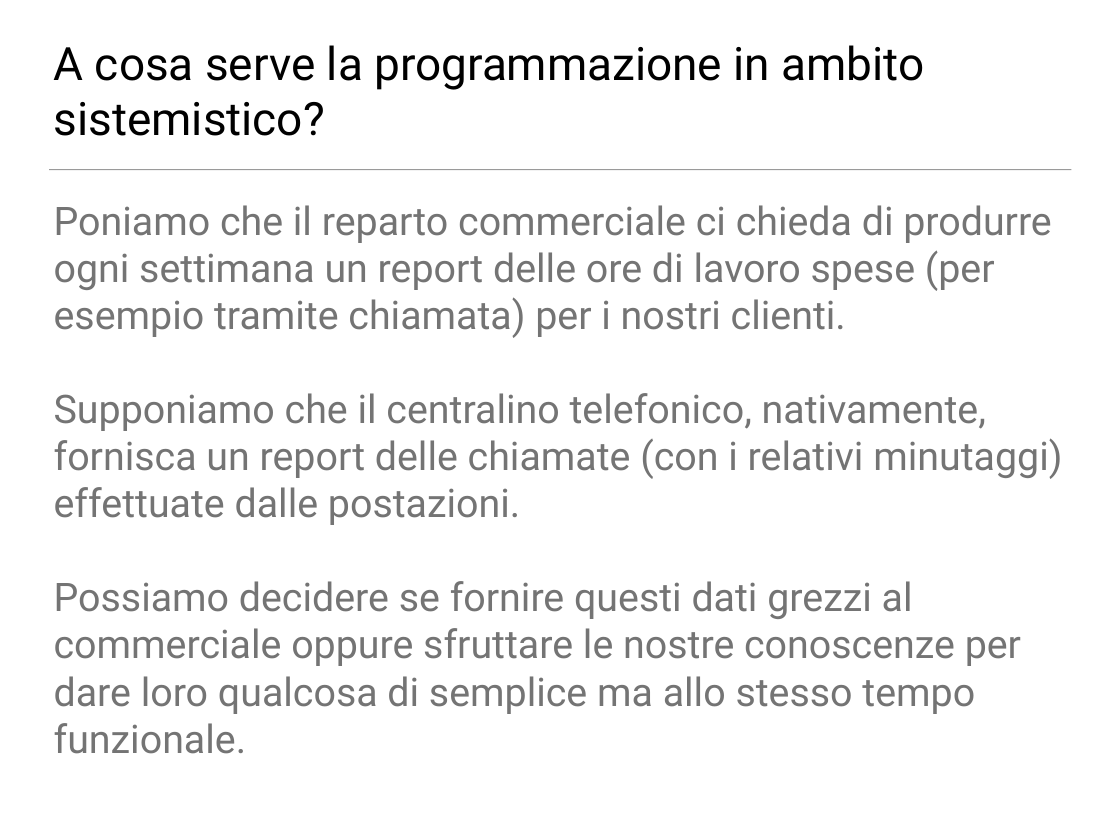
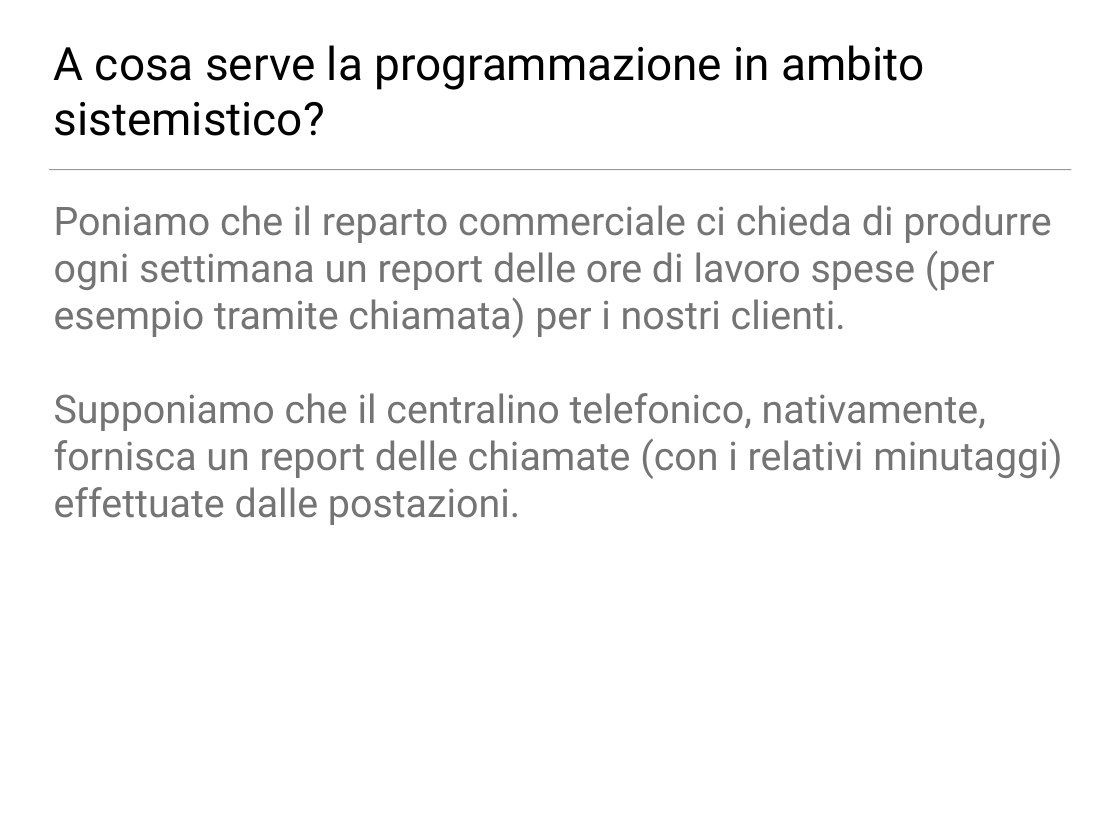
Before and after one commit to NicolaGrego2001/NicolaGrego2001, a slide deck: slide 6 of logica.odp. Drawn at 1120x840 pixels with LibreOffice and Linux fonts; fonts in the diff are those of the drawing; background and template pictures are left out. Boxes give left, top, right and bottom in pixels: in the first picture for what was removed or moved away, otherwise in the second. Text is boxed around its words. In the diff, an @@ line names an element or a change of style, - is before the commit and + after.

```diff
--- a/logica.odp
+++ b/logica.odp
@@ text at box(54, 581, 1021, 754): paragraph removed @@
-Possiamo decidere se fornire questi dati grezzi al commerciale oppure sfruttare le nostre conoscenze per dare loro qualcosa di semplice ma allo stesso tempo funzionale.
```
Also in this commit, not shown: 8 other slides changed, 1 slide added, 2 slides removed, 1 other file.
